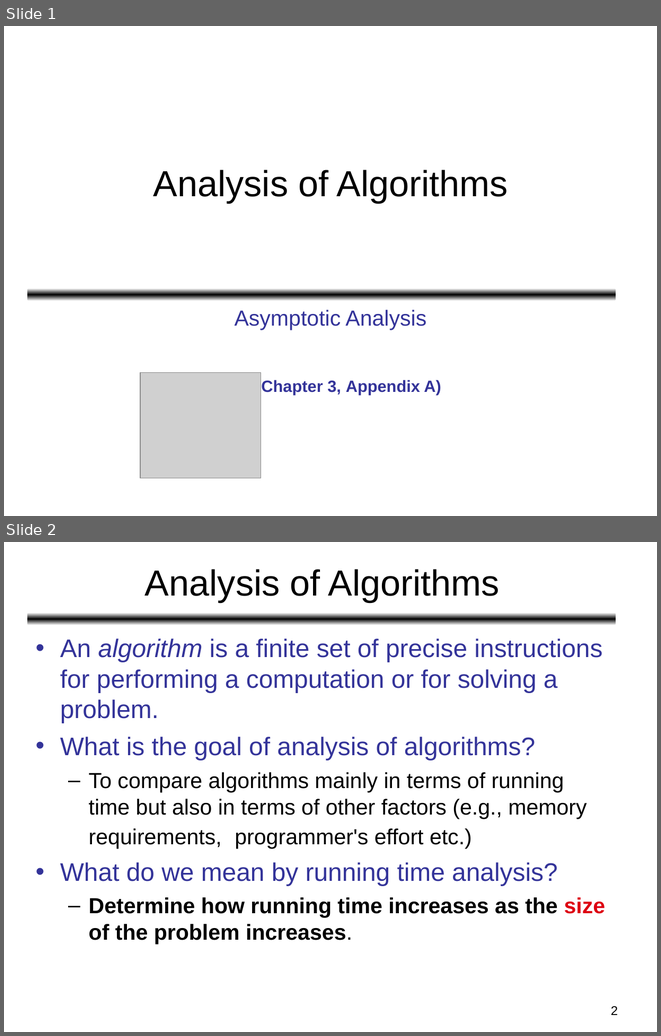
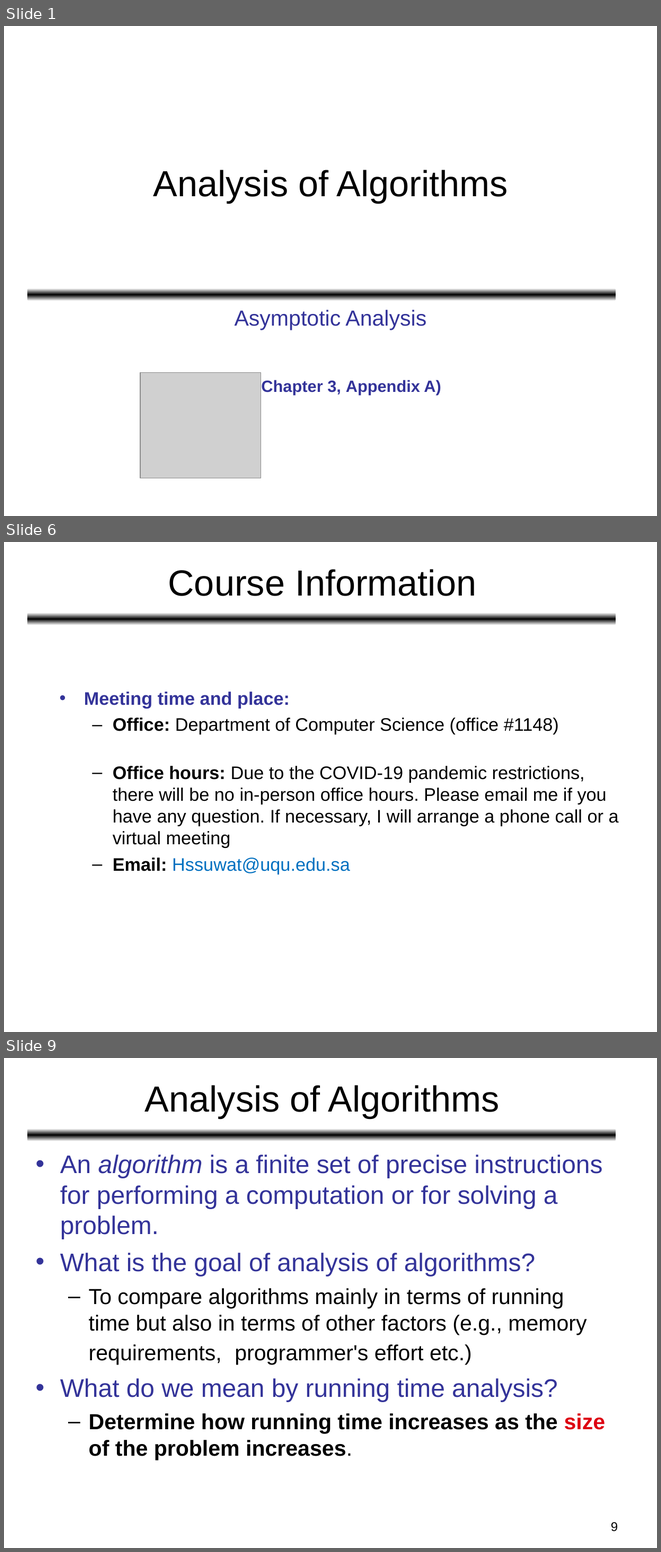
Before and after one commit to HatimAlsuwat/HatimAlsuwat.github.io, a slide deck: algorithms/Lecture 1.ppt. Shown one above the other, each under a label of ours: slides 1 and 2 before the commit, slides 1, 6 and 9 after it; the slides between them are not shown. The pictures are 661x1036 and 661x1552 pixels, drawn with LibreOffice and Linux fonts; fonts in the diff are those of the drawing; grey boxes stand for pictures. Boxes give left, top, right and bottom in pixels: in the first picture for what was removed or moved away, otherwise in the second. Text is boxed around its words. In the diff, an @@ line names an element or a change of style, - is before the commit and + after.

```diff
--- a/algorithms/Lecture 1.ppt
+++ b/algorithms/Lecture 1.ppt
@@ slide 6 added at [4, 542, 657, 1032], background #FFFFFF; not listed: 1 template element that a slide beside it also shows @@
@@ title added at [168, 569, 476, 596], 40 pt, text #000000 @@
+Course Information
@@ text added at [84, 691, 619, 874], 20 pt, text #000000 @@
+• Meeting time and place:
+  – Office: Department of Computer Science (office #1148)
+  – Office hours: Due to the COVID-19 pandemic restrictions, there will be no in-person office hours. Please email me if you have any question. If necessary, I will arrange a phone call or a virtual meeting
+  – Email: Hssuwat@uqu.edu.sa
@@ what was slide 2 is now slide 9 @@
@@ page number at [611, 1522, 618, 1531]: text changed @@
-2
+9
```
Also in this commit, not shown: 6 other slides added, 1 other file.
